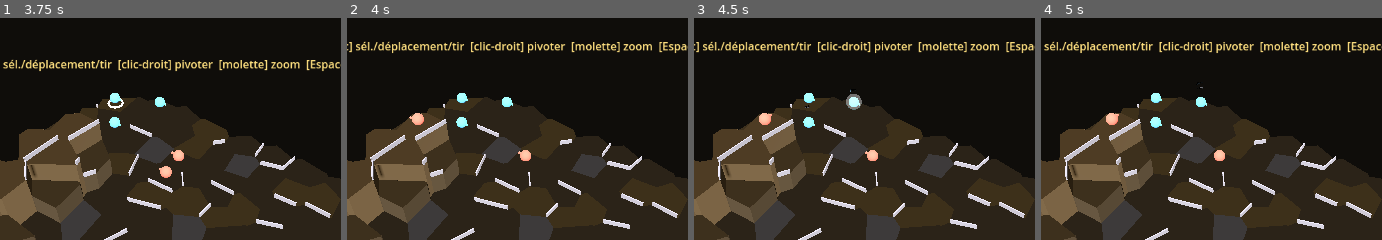
Above: before the commit, frames 1-4 (left to right).
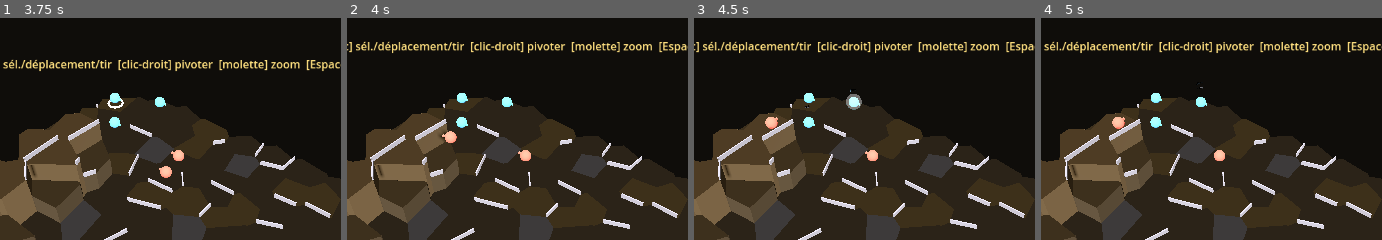
Above: after the commit, the same moments.

Repository: florentmathieu/game
Game: Godot game, scene res://scenes/Battle.tscn
Same seed, same stepped clock (60 frames per second), same inputs: the game is played once before the commit and once after it. This scene is started directly instead of the project's main scene.
Inputs (mouse positions are % of the whole screen's width and height, from its top left):
- Up to frame 1 (3.75 s): click "Rallie" at 0.5 s; click "Provoc" at 1.25 s; click "Rallie" at 2 s; click "Ligne" at 2.75 s; tap Enter at 3.5 s; move the mouse to (84, 44) at 3.52 s; click (84, 44) at 3.67 s
- Up to frame 2 (4 s): tap Space at 3.77 s
- Up to frame 3 (4.5 s): drag from (35, 54) to (52, 70) at 4.27 s
- Up to frame 4 (5 s): no input
The pictures show only the part of the screen within x 30-80%, y 0-50%; the shares and areas given below are measured in that part.

Frame 1 is identical in both runs. In frame 2, 0.4% of the frame differs, in the area x 18-33%, y 42-57%; in frame 3, 0.3%; in frame 4, 0.3%.

Commit message:
Godot: animations de combat (glissement, traceur de tir, fente de mêlée)
- Déplacement : les unités GLISSENT vers leur case (tween 0,22 s) au lieu de
  se téléporter ; spawn reste instantané ; sauté en mode simulation (fast).
- Attaque à distance : traceur lumineux attaquant→cible (0,16 s).
- Attaque de mêlée : brève fente vers la cible puis retour.
- (flash de dégâts, flash blanc d'impact et secousse caméra déjà en place.)
- Ré-export web.

Co-Authored-By: Claude Opus 4.8 <noreply@anthropic.com>
Claude-Session: https://claude.ai/code/session_011W5fGsCJX3Rz6FN17p17HS

Diff:
--- a/godot-port/scripts/Battle.gd
+++ b/godot-port/scripts/Battle.gd
@@ -274,12 +274,37 @@
 	var bk := BoxMesh.new(); bk.size = Vector3(0.5, 0.18, 0.18); beak.mesh = bk
 	beak.material_override = mat; beak.position = Vector3(0.62, 0, 0); node.add_child(beak)
 	u.node = node; u.mat = mat
-	units.append(u); _place(u)
-
+	units.append(u); u.node.position = world(u.cell) + Vector3(0, 0.85, 0); u.node.rotation.y = -float(u.facing)
+
+# placement : glisse vers la case (animation de déplacement) sauf en simulation
 func _place(u) -> void:
 	if u.get("node") == null: return
-	u.node.position = world(u.cell) + Vector3(0, 0.85, 0)
 	u.node.rotation.y = -float(u.facing)
+	var tgt := world(u.cell) + Vector3(0, 0.85, 0)
+	if fast:
+		u.node.position = tgt; return
+	var tw := create_tween()
+	tw.tween_property(u.node, "position", tgt, 0.22).set_trans(Tween.TRANS_SINE)
+
+# FX d'attaque : traceur lumineux (tir) ou brève fente (mêlée)
+func _attack_fx(att, tgt, ranged: bool) -> void:
+	if fast or att.get("node") == null or tgt.get("node") == null: return
+	var a := world(att.cell) + Vector3(0, 0.9, 0)
+	var b := world(tgt.cell) + Vector3(0, 0.9, 0)
+	if ranged:
+		var p := MeshInstance3D.new()
+		var sm := SphereMesh.new(); sm.radius = 0.13; sm.height = 0.26; p.mesh = sm
+		var m := StandardMaterial3D.new(); m.albedo_color = Color(1, 0.9, 0.5)
+		m.emission_enabled = true; m.emission = Color(1, 0.8, 0.35); m.shading_mode = BaseMaterial3D.SHADING_MODE_UNSHADED
+		p.material_override = m; p.position = a; add_child(p)
+		var tw := create_tween()
+		tw.tween_property(p, "position", b, 0.16)
+		tw.tween_callback(p.queue_free)
+	else:
+		var orig: Vector3 = att.node.position
+		var tw := create_tween()
+		tw.tween_property(att.node, "position", orig.lerp(b, 0.45), 0.09)
+		tw.tween_property(att.node, "position", orig, 0.13)
 
 func _occupied(except_idx := -1) -> Dictionary:
 	var o := {}
@@ -821,13 +846,14 @@
 	if att.ap <= 0 or not _can_attack(att, tgt): return
 	var res := Combat.do_attack(mesh, units, att, tgt, att.wtype)
 	var hit_tgt = res.target
+	_attack_fx(att, hit_tgt, att.wtype == "ranged")   # traceur (tir) / fente (mêlée)
 	if hit_tgt.team == "enemy" and hit_tgt.hp > 0: wake_enemy(hit_tgt)   # le bruit réveille le pod visé
 	if res.dmg > 0: _flash(hit_tgt, str(res.dmg), Color(1, 0.5, 0.4)); _hit_react(hit_tgt)
 	else: _flash(hit_tgt, res.txt, Color(0.85, 0.85, 0.9))
 	if res.killed: _shake(4)
 	for u in units:
 		if u.hp <= 0 and is_instance_valid(u.node): u.node.visible = false
-	_place(att)
+	if att.get("node") != null: att.node.rotation.y = -float(att.facing)   # l'attaquant ne change que d'orientation (la fente gère la position)
 	_compute_reach(); _refresh(); _check_end()
 
 # réaction visuelle au coup : flash blanc bref de la sphère
Not shown, changed: docs/godot/index.html
Not shown, changed: docs/godot/index.pck
